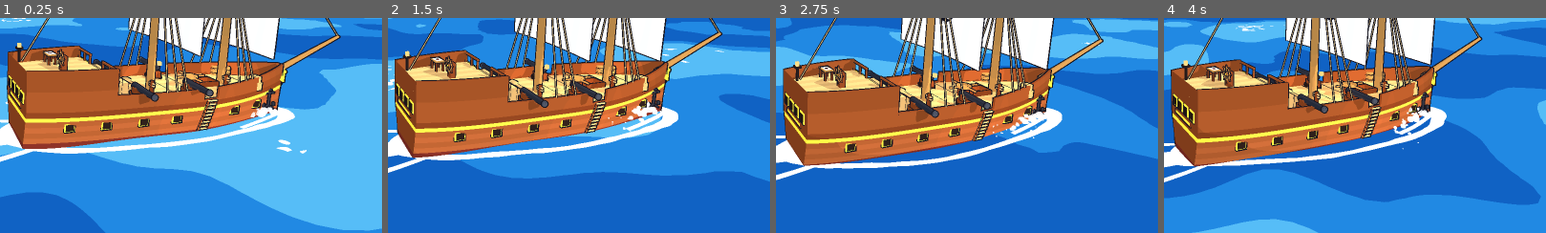
Above: before the commit, frames 1-4 (left to right).
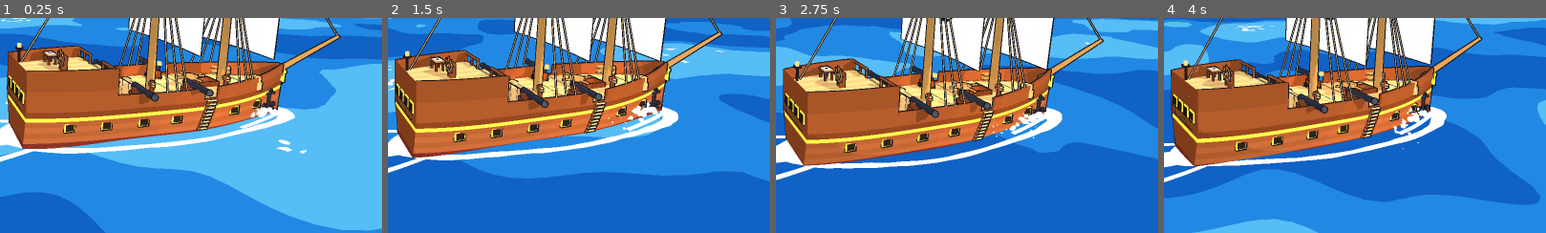
Above: after the commit, the same moments.

Repository: markcNewell/pirate-game
Game: Godot game, scene res://game/main.tscn
Same seed, same stepped clock (60 frames per second), same inputs: the game is played once before the commit and once after it.
Inputs (mouse positions are % of the whole screen's width and height, from its top left):
- Up to frame 1 (0.25 s): no input
- Up to frame 2 (1.5 s): click (19, 43) at 0.52 s; type "12" at 0.6 s; move the mouse to (72, 45) at 1.27 s; hold D (move_right) from 1.28 s (still down); hold Tab (crew) from 1.28 s (still down); click (72, 45) at 1.42 s
- Up to frame 3 (2.75 s): tap Space (jump) at 1.52, 1.82 s; release D (move_right) at 2 s; release Tab (crew) at 2 s; drag from (30, 55) to (45, 70) at 2.02 s
- Up to frame 4 (4 s): move the mouse to (60, 28) at 2.77 s; hold D (move_right) 2.78-3.5 s; hold Tab (crew) 2.78-3.5 s; click (60, 28) at 2.85 s; drag from (45, 70) to (20, 35) at 3.52 s
The pictures show only the part of the screen within x 50-100%, y 50-100%; the shares and areas given below are measured in that part.

The runs differ from the first frame. In frame 1, 0.1% of the frame differs, in the area x 2-6%, y 32-44%; in frame 2, 0.1%; in frame 3, 0.1%; in frame 4, 0.1%, in the area x 2-8%, y 40-53%.

Commit message:
Ship names lettered in gold on the stern; skeletons' eyes glow green
Adds a stern screenshot view.

Co-Authored-By: Claude Opus 5.5 <noreply@anthropic.com>

Diff:
--- a/game/enemy/skeleton_view.gd
+++ b/game/enemy/skeleton_view.gd
@@ -28,6 +28,19 @@
 	_model = Node3D.new()
 	add_child(_model)
 	_model.add_child(Toon.instance(_body, _material))
+	# A green glow in each eye socket.
+	for side: float in [-1.0, 1.0]:
+		var eye := MeshInstance3D.new()
+		var ball := SphereMesh.new()
+		ball.radius = 0.024
+		ball.height = 0.048
+		ball.radial_segments = 6
+		ball.rings = 3
+		eye.mesh = ball
+		eye.material_override = Toon.glow_material(Color("9cff8a"))
+		eye.cast_shadow = GeometryInstance3D.SHADOW_CASTING_SETTING_OFF
+		eye.position = Vector3(side * 0.065, 1.8, -0.165)
+		_model.add_child(eye)
 	_arm_pivot = Node3D.new()
 	_arm_pivot.position = Vector3(0.3, 1.4, 0)
 	_model.add_child(_arm_pivot)
--- a/game/main.gd
+++ b/game/main.gd
@@ -187,6 +187,7 @@
 		var offsets := {
 			"outside": [Vector3(26, 10, 20), Vector3(0, 6, 0)],
 			"bow": [Vector3(-8, 8, -40), Vector3(0, 5, 0)],
+			"stern": [Vector3(3, 5.5, 24), Vector3(0, 3.6, 12)],
 			"high": [Vector3(30, 45, 50), Vector3(0, 0, -20)],
 		}
 		if view.begins_with("island"):
--- a/game/ship/ship_mesh.gd
+++ b/game/ship/ship_mesh.gd
@@ -559,10 +559,13 @@
 	for s: float in [-1.0, 1.0]:
 		b.box(top + Vector3(0, -1.45, s * 0.3), Vector3(0.05, 0.05, 0.32), iron, Basis(Vector3.RIGHT, s * 0.6))
 		b.box(top + Vector3(0, -1.2, s * 0.55), Vector3(0.06, 0.12, 0.08), iron)
-	# Name board under the stern windows.
-	var board := Vector3(0, ShipShape.DECK_Y + 0.1, ShipShape.HALF_LENGTH + 0.06)
-	b.box(board, Vector3(1.6, 0.18, 0.03), _c("hull_dark"))
-	b.box(board + Vector3(0, 0, 0.02), Vector3(1.5, 0.1, 0.02), gold)
+	# Name board under the stern windows; ShipView letters the name on it.
+	b.box(name_board(), Vector3(1.8, 0.25, 0.03), _c("hull_dark"))
+
+
+## Centre of the board on the transom where the ship's name is painted.
+static func name_board() -> Vector3:
+	return Vector3(0, ShipShape.DECK_Y + 0.1, ShipShape.HALF_LENGTH + 0.06)
 
 
 ## A round skull-and-bones emblem for the main course sail: one disc just in front of the
--- a/game/ship/ship_view.gd
+++ b/game/ship/ship_view.gd
@@ -32,6 +32,20 @@
 	add_child(Toon.instance(ShipMesh.hull()))
 	for m in ShipShape.MAST_Z.size():
 		_build_rig(m)
+
+	# The ship's name in gold letters across the transom.
+	var name_plate := Label3D.new()
+	name_plate.text = ServerSim.CREW_NAMES[crew - 1] if crew > 0 else "The Rotten Grin"
+	name_plate.font = Hud.display_font()
+	name_plate.font_size = 64
+	name_plate.pixel_size = 0.0056
+	name_plate.modulate = ShipMesh._c("gold")
+	name_plate.outline_size = 6
+	name_plate.outline_modulate = Color("2a1a10")
+	name_plate.shaded = true
+	name_plate.double_sided = false
+	name_plate.position = ShipMesh.name_board() + Vector3(0, 0, 0.04)
+	add_child(name_plate)
 
 	_wheel = Toon.instance(ShipMesh.wheel())
 	_wheel.position = ShipShape.WHEEL + Vector3(0, 1.05, 0.25)
Not shown, changed: tools/screenshot.sh
